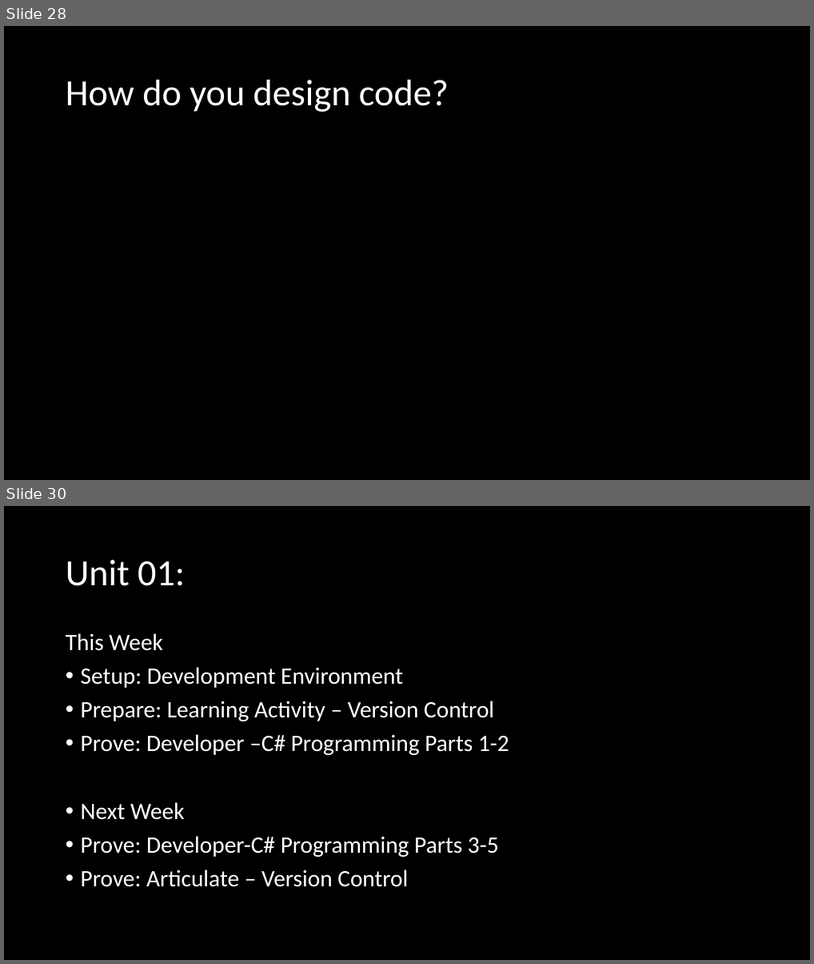
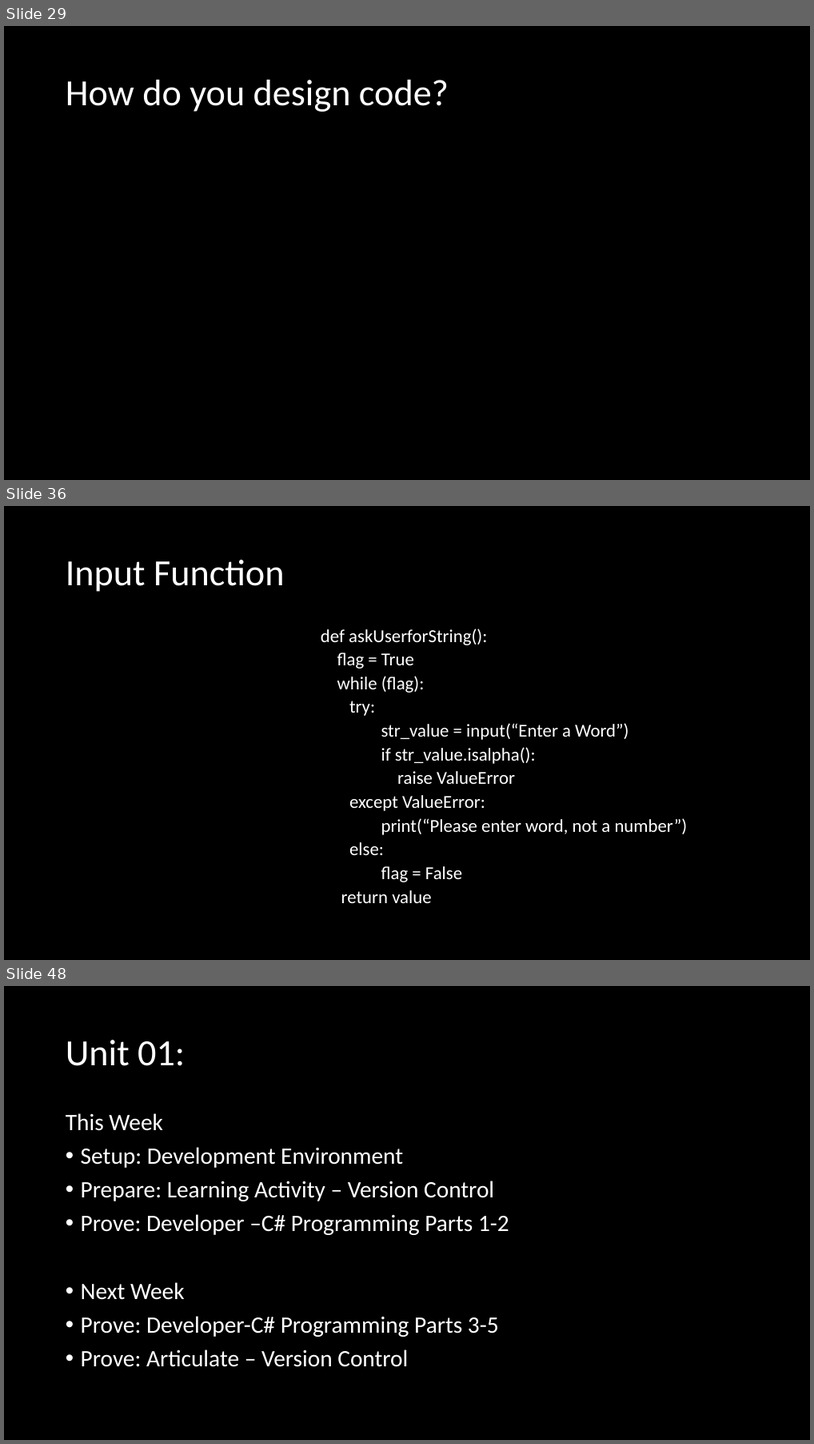
Before and after one commit to BroClements/CSE210ProgwClasses, a slide deck: CSE210Wk01ProgrammingTools.pptx. Shown one above the other, each under a label of ours: slides 28 and 30 before the commit, slides 29, 36 and 48 after it; the slides between them are not shown. The pictures are 814x964 and 814x1444 pixels, drawn with LibreOffice and Linux fonts; fonts in the diff are those of the drawing. Boxes give left, top, right and bottom in pixels: in the first picture for what was removed or moved away, otherwise in the second. Text is boxed around its words. In the diff, an @@ line names an element or a change of style, - is before the commit and + after.

```diff
--- a/CSE210Wk01ProgrammingTools.pptx
+++ b/CSE210Wk01ProgrammingTools.pptx
@@ slide 36 added at <box>4,506,810,960</box>, background #000000 @@
@@ title added at <box>66,560,285,592</box>, 44 pt, text #FFFFFF @@
+Input Function
@@ text added at <box>321,628,688,903</box>, 21.7 pt, text #FFFFFF @@
+def askUserforString():
+flag = True
+while (flag):
+try:
+str_value = input(“Enter a Word”)
+if str_value.isalpha():
+raise ValueError
+except ValueError:
+print(“Please enter word, not a number”)
+else:
+flag = False
+return value
@@ what was slide 28 is now slide 29 @@
@@ what was slide 30 is now slide 48 @@
```
Also in this commit, not shown: 1 slide changed, 23 other slides added.
